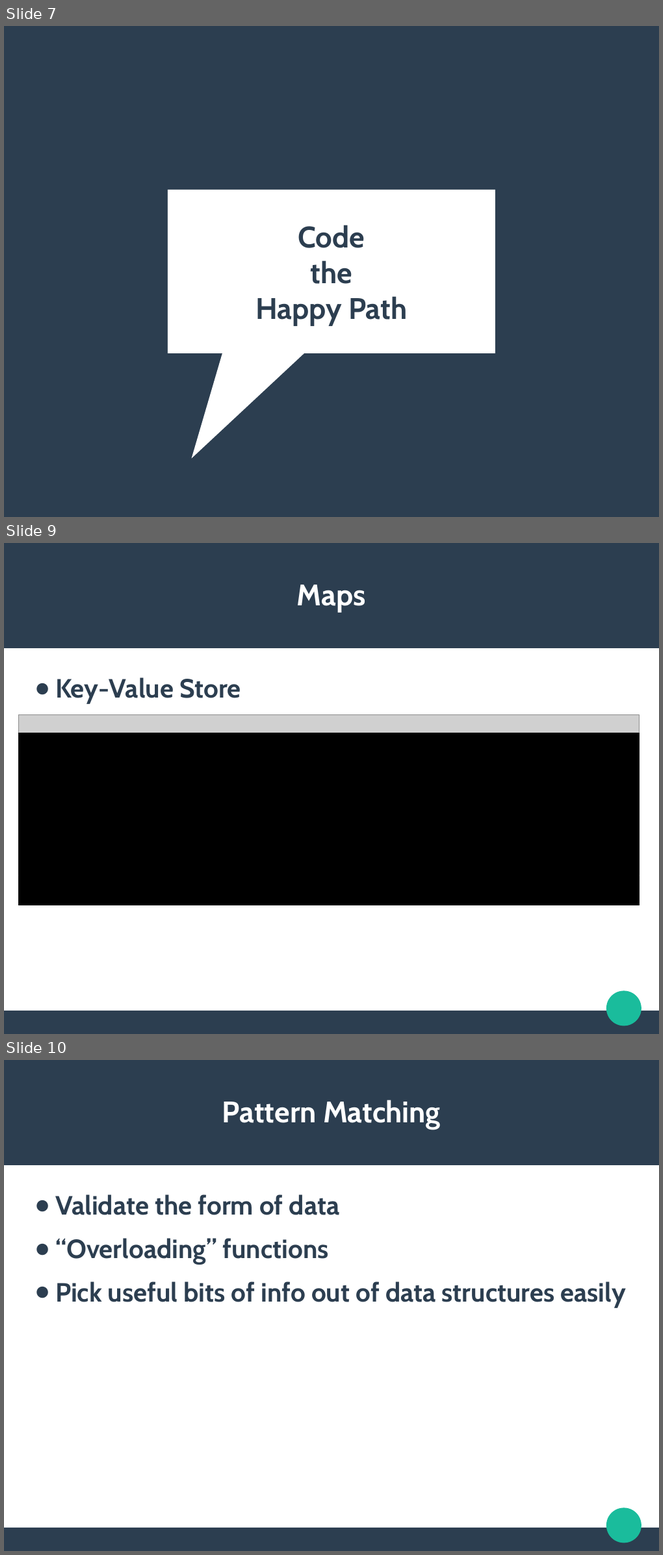
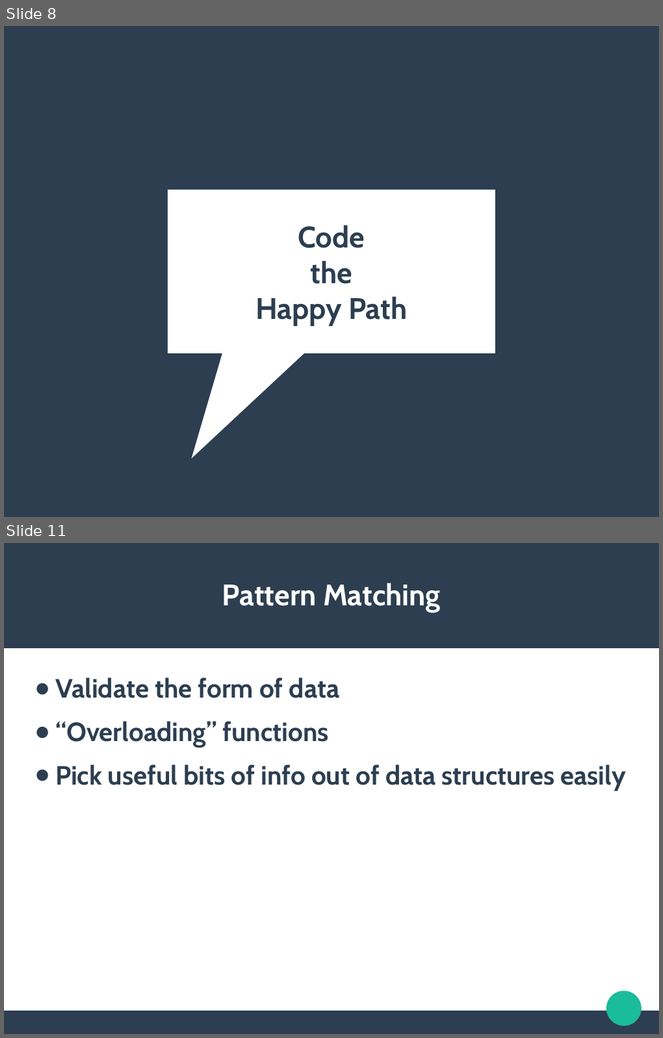
Before and after one commit to cedmans/elixir-intro-benkyokai, a slide deck: Elixir Presentation.pptx. Shown one above the other, each under a label of ours: slides 7, 9 and 10 before the commit, slides 8 and 11 after it; the slides between them are not shown. The pictures are 663x1555 and 663x1038 pixels, drawn with LibreOffice and Linux fonts; fonts in the diff are those of the drawing; grey boxes stand for pictures. Boxes give left, top, right and bottom in pixels: in the first picture for what was removed or moved away, otherwise in the second. Text is boxed around its words. In the diff, an @@ line names an element or a change of style, - is before the commit and + after.

```diff
--- a/Elixir Presentation.pptx
+++ b/Elixir Presentation.pptx
@@ slide 9 removed at <box>4,543,659,1034</box>, background #FFFFFF; not listed: 3 template elements that a slide beside it also shows @@
@@ text removed at <box>297,585,366,613</box> @@
-Maps
@@ text removed at <box>55,678,241,704</box> @@
-● Key-Value Store
@@ picture removed at <box>19,715,640,906</box> @@
@@ rectangle removed at <box>19,733,640,811</box> @@
@@ rectangle removed at <box>19,811,640,843</box> @@
@@ rectangle removed at <box>19,843,640,876</box> @@
@@ rectangle removed at <box>19,876,640,906</box> @@
@@ what was slide 7 is now slide 8 @@
@@ what was slide 10 is now slide 11 @@
```
Also in this commit, not shown: 5 slides changed, 3 slides added, 1 other slide removed.
